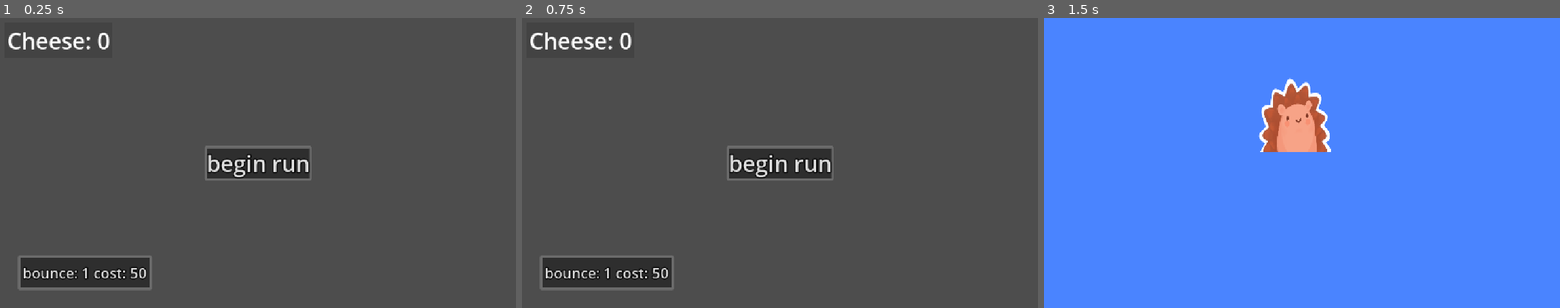
Above: before the commit, frames 1-3 (left to right).
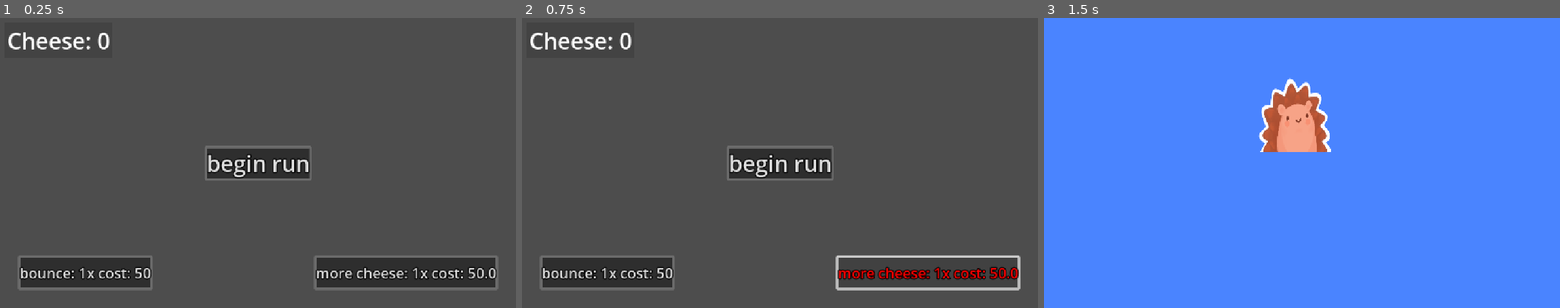
Above: after the commit, the same moments.

Repository: SurfyGalaxy/haven
Game: Godot game, scene res://control.tscn
Same seed, same stepped clock (60 frames per second), same inputs: the game is played once before the commit and once after it. The project has no main scene, so this scene is started directly.
Inputs (mouse positions are in pixels of both pictures, inside the frame that each line leads up to):
- Up to frame 1 (0.25 s): no input
- Up to frame 2 (0.75 s): click (929, 273) at 0.5 s, where only the run after the commit has a clickable "more cheese: 1x cost: 50.0"
- Up to frame 3 (1.5 s): click "begin run" at 1.25 s

The runs differ from the first frame. In frame 1, 4.6% of the frame differs, in the area x 3-97%, y 82-94%; in frame 2, 2.5%; in frame 3, nothing differs.

Commit message:
cheese upgrade + other
round everythinng at this point, i hate the .9999999999999999999999999997

Diff:
--- a/bounce_upgrade.gd
+++ b/bounce_upgrade.gd
@@ -7,8 +7,8 @@
 
 # Called every frame. 'delta' is the elapsed time since the previous frame.
 func _process(delta: float) -> void:
-	text = "bounce: " + str(State.squishiness) + " cost: " + str(-50 + State.squishiness*100)
-	if State.cheese > (-50 + State.squishiness*100):
+	text = "bounce: " + str(State.earnings) + " cost: " + str(40 + 10*State.earnings**2.5)
+	if State.cheese > (40 + 10*State.earnings**2.5):
 		add_theme_color_override("font_hover_color",Color(0,255,0))
 		add_theme_color_override("font_pressed_color",Color(0,255,0))
 	else:
@@ -18,8 +18,8 @@
 	pass
 
 func _pressed() -> void:
-	if State.cheese > (-50 + State.squishiness*100):
-		State.cheese += -(-50 + State.squishiness*100)
-		State.squishiness += 0.05
+	if State.cheese > (40 + 10*State.earnings**2.5):
+		State.cheese += -(40 + 10*State.earnings**2.5)
+		State.earnings += 1
 	pass
 pass
--- /dev/null
+++ b/bouncereal_upgrade.gd
@@ -0,0 +1,27 @@
+extends Button
+
+# Called when the node enters the scene tree for the first time.
+func _ready() -> void:
+	pass # Replace with function body.
+
+
+# Called every frame. 'delta' is the elapsed time since the previous frame.
+func _process(delta: float) -> void:
+	text = "bounce: " + str(State.squishiness) + "x cost: " + str(-50 + State.squishiness*100)
+	if State.cheese >= (-50 + State.squishiness*100):
+		add_theme_color_override("font_hover_color",Color(0,255,0))
+		add_theme_color_override("font_pressed_color",Color(0,255,0))
+	else:
+		add_theme_color_override("font_hover_color",Color(255,0,0))
+		add_theme_color_override("font_pressed_color",Color(255,0,0))
+		pass
+	pass
+
+func _pressed() -> void:
+	if State.cheese >= (-50 + State.squishiness*100):
+		State.cheese += -(-50 + State.squishiness*100)
+		State.squishiness += 0.05
+		State.cheese = round(State.cheese)
+		State.squishiness = round((State.squishiness)*100)/100
+	pass
+pass
--- /dev/null
+++ b/cheese_upgrade.gd
@@ -0,0 +1,25 @@
+extends Button
+
+# Called when the node enters the scene tree for the first time.
+func _ready() -> void:
+	pass # Replace with function body.
+
+
+# Called every frame. 'delta' is the elapsed time since the previous frame.
+func _process(delta: float) -> void:
+	text = "bounce: " + str(State.squishiness) + " cost: " + str(-50 + State.squishiness*100)
+	if State.cheese > (-50 + State.squishiness*100):
+		add_theme_color_override("font_hover_color",Color(0,255,0))
+		add_theme_color_override("font_pressed_color",Color(0,255,0))
+	else:
+		add_theme_color_override("font_hover_color",Color(255,0,0))
+		add_theme_color_override("font_pressed_color",Color(255,0,0))
+		pass
+	pass
+
+func _pressed() -> void:
+	if State.cheese > (-50 + State.squishiness*100):
+		State.cheese += -(-50 + State.squishiness*100)
+		State.squishiness += 0.05
+	pass
+pass
--- /dev/null
+++ b/cheesereal_upgrade.gd
@@ -0,0 +1,27 @@
+extends Button
+
+# Called when the node enters the scene tree for the first time.
+func _ready() -> void:
+	pass # Replace with function body.
+
+
+# Called every frame. 'delta' is the elapsed time since the previous frame.
+func _process(delta: float) -> void:
+	text = "more cheese: " + str(State.earnings) + "x cost: " + str(round((40 + 10*State.earnings**2.5)))
+	if State.cheese >= round((40 + 10*State.earnings**2.5)):
+		add_theme_color_override("font_hover_color",Color(0,255,0))
+		add_theme_color_override("font_pressed_color",Color(0,255,0))
+	else:
+		add_theme_color_override("font_hover_color",Color(255,0,0))
+		add_theme_color_override("font_pressed_color",Color(255,0,0))
+		pass
+	pass
+
+func _pressed() -> void:
+	if State.cheese >= round((40 + 10*State.earnings**2.5)):
+		State.cheese += -round((40 + 10*State.earnings**2.5))
+		State.earnings += 1
+		State.cheese = round(State.cheese)
+		State.earnings = round(State.earnings)
+	pass
+pass
--- a/control.tscn
+++ b/control.tscn
@@ -3,7 +3,8 @@
 [ext_resource type="Script" uid="uid://8inyks0qagvw" path="res://label.gd" id="1_0fbet"]
 [ext_resource type="Theme" uid="uid://b0ngfsayg67d0" path="res://new_theme.tres" id="1_62e2m"]
 [ext_resource type="Script" uid="uid://vnhopeeqegao" path="res://start_button.gd" id="3_qtu10"]
-[ext_resource type="Script" uid="uid://dvcy4h3ei0w65" path="res://bounce_upgrade.gd" id="4_ee4bf"]
+[ext_resource type="Script" uid="uid://ckvamcyo61omv" path="res://bouncereal_upgrade.gd" id="4_kbped"]
+[ext_resource type="Script" uid="uid://cth5ajttwjeog" path="res://cheesereal_upgrade.gd" id="5_fj5cn"]
 
 [node name="Control" type="Control" unique_id=333993517]
 layout_mode = 3
@@ -55,4 +56,23 @@
 theme_type_variation = &"shop"
 theme_override_font_sizes/font_size = 32
 text = "bounce cost"
-script = ExtResource("4_ee4bf")
+script = ExtResource("4_kbped")
+
+[node name="cheese upgrade" type="Button" parent="." unique_id=1117573538]
+layout_mode = 1
+anchors_preset = 3
+anchor_left = 1.0
+anchor_top = 1.0
+anchor_right = 1.0
+anchor_bottom = 1.0
+offset_left = -339.0
+offset_top = -117.0
+offset_right = -40.0
+offset_bottom = -40.0
+grow_horizontal = 0
+grow_vertical = 0
+theme = ExtResource("1_62e2m")
+theme_type_variation = &"shop"
+theme_override_font_sizes/font_size = 32
+text = "cheese cheese cost"
+script = ExtResource("5_fj5cn")
--- a/label.gd
+++ b/label.gd
@@ -9,5 +9,5 @@
 func _process(delta: float) -> void: #cheater...
 	text = "Cheese: "+str(State.cheese)
 	if Input.is_key_pressed(KEY_0):
-		State.cheese += 4210
+		State.cheese += 50*State.earnings
 	pass
Not shown, added: bouncereal_upgrade.gd.uid
Not shown, added: cheese_upgrade.gd.uid
Not shown, added: cheesereal_upgrade.gd.uid
